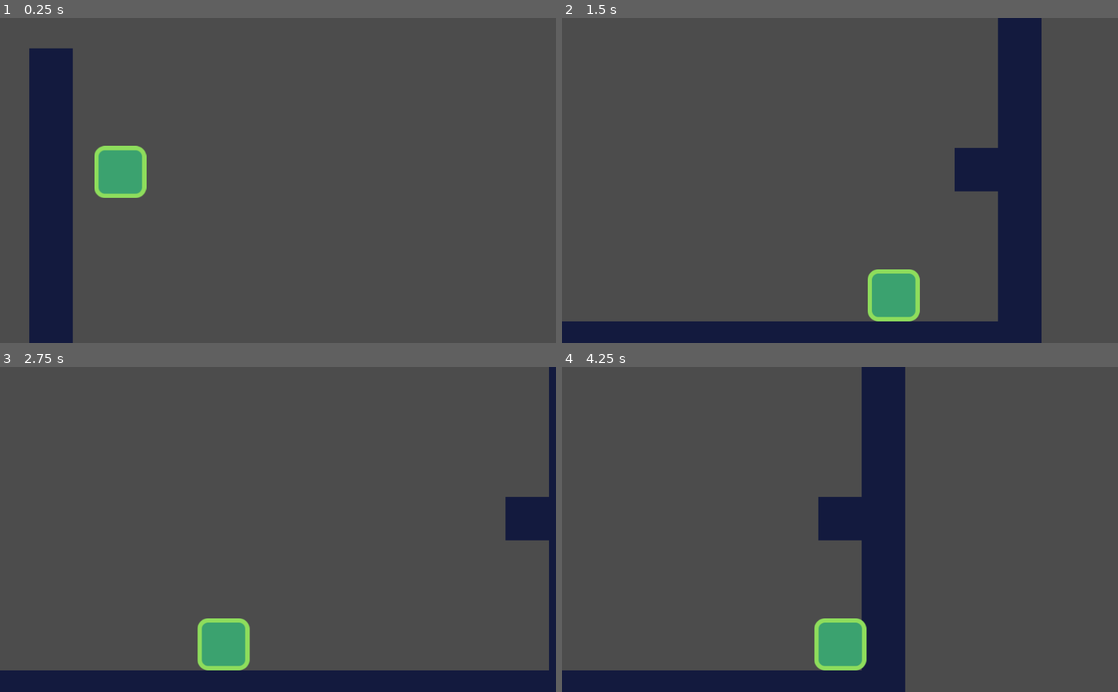
Above: before the commit, frames 1-4 (two rows, left to right).
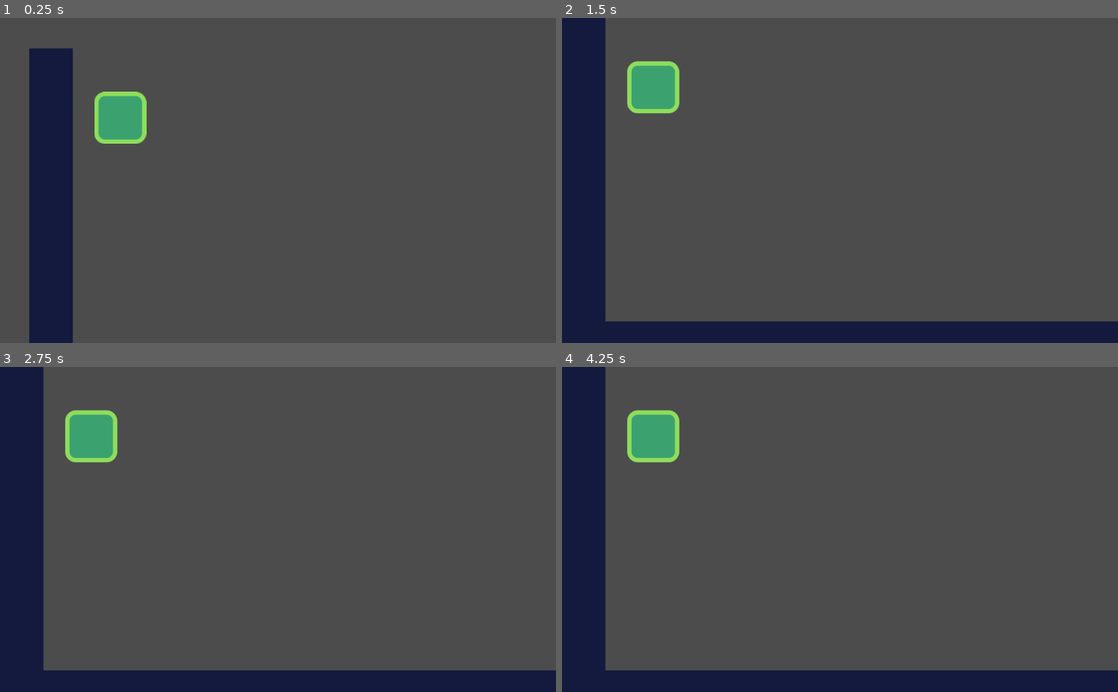
Above: after the commit, the same moments.

Repository: karliesanders/Platformer2
Game: Godot game, scene res://LevelTemp.tscn
Same seed, same stepped clock (60 frames per second), same inputs: the game is played once before the commit and once after it.
Inputs:
- Up to frame 1 (0.25 s): no input
- Up to frame 2 (1.5 s): hold Right (move_right) from 0.53 s (still down); tap Up (jump) at 0.77 s
- Up to frame 3 (2.75 s): tap Up (jump) at 1.52 s; release Right (move_right) at 2.03 s; hold Left (move_left) from 2.03 s (still down)
- Up to frame 4 (4.25 s): release Left (move_left) at 2.78 s; hold Right (move_right) from 2.78 s (still down); tap Up (jump) at 3.02, 3.77 s

The runs differ from the first frame. In frame 1, 2.9% of the frame differs, in the area x 17-27%, y 22-56%; in frame 2, 20%; in frame 3, 13%; in frame 4, 21%, in the area x 0-100%, y 0-100%.
Error after the commit: Parse Error: The identifier "PlayerData" isn't declared in the current scope. (res://src/Actors/Player.gd:51)

Commit message:
pause menu with some bugs, score added

Diff:
--- a/src/Actors/Enemy.gd
+++ b/src/Actors/Enemy.gd
@@ -1,19 +1,29 @@
 extends "res://src/Actors/Actor.gd"
 
+onready var stomp_area: Area2D = $StompArea2D
+
+export var score: = 100
 
 func _ready() -> void:
 	set_physics_process(false)
 	_velocity.x = -speed.x
 
-
-func _on_StompDetc_body_entered(body: PhysicsBody2D) -> void:
-	if body.global_position.y > get_node("StompDetc").global_position.y:
-		return
-	get_node("CollisionShape2D").disabled = true
-	queue_free()
-
 func _physics_process(delta: float) -> void:
+	#_velocity.x *= -1 if is_on_wall() else 1
+	#_velocity.y = move_and_slide(_velocity, FLOOR_NORMAL).y
 	_velocity.y += gravity * delta
 	if is_on_wall():
 		_velocity.x *= -1.0
 	_velocity.y = move_and_slide(_velocity, FLOOR_NORMAL).y
+
+func _on_StompDetc_body_entered(body: PhysicsBody2D) -> void:
+	get_node("CollisionShape2D").disabled = true
+	#if area.global_position.y > get_node("StompDetc").global_position.y:
+	#	return
+	die()
+	#get_node("CollisionShape2D").disabled = true
+	#queue_free()
+
+func die() -> void:
+	PlayerData.score += score
+	queue_free()
--- a/src/Actors/Player.gd
+++ b/src/Actors/Player.gd
@@ -10,8 +10,7 @@
 
 # warning-ignore:unused_argument
 func _on_EnemyDetc_body_entered(body: PhysicsBody2D) -> void:
-	queue_free()
-
+	die()
 
 # warning-ignore:unused_argument
 func _physics_process(delta: float) -> void:
@@ -47,3 +46,7 @@
 	var out: = linear_velocity
 	out.y = -impulse
 	return out
+
+func die() -> void:
+	PlayerData.deaths += 1
+	queue_free()
--- /dev/null
+++ b/src/AutoLoad/PlayerData.gd
@@ -0,0 +1,20 @@
+extends Node
+
+
+signal score_updated
+signal player_died
+
+var score: = 0 setget set_score
+var deaths: = 0 setget set_deaths
+
+func reset() -> void:
+	score = 0
+	deaths = 0
+
+func set_score(value: int) -> void:
+	score = value
+	emit_signal("score_updated")
+
+func set_deaths(value: int) -> void:
+	deaths = value
+	emit_signal("player_died")
--- /dev/null
+++ b/src/AutoLoad/PlayerData.tscn
@@ -0,0 +1,6 @@
+[gd_scene load_steps=2 format=2]
+
+[ext_resource path="res://src/AutoLoad/PlayerData.gd" type="Script" id=1]
+
+[node name="PlayerData" type="Node"]
+script = ExtResource( 1 )
--- a/src/Levels/Level01.tscn
+++ b/src/Levels/Level01.tscn
@@ -7,6 +7,7 @@
 [ext_resource path="res://src/Objects/Portal2D.tscn" type="PackedScene" id=5]
 [ext_resource path="res://start-assets/background.png" type="Texture" id=6]
 [ext_resource path="res://src/Levels/Level02.tscn" type="PackedScene" id=7]
+[ext_resource path="res://src/UserInterface/UserInterface.tscn" type="PackedScene" id=8]
 
 [sub_resource type="ConvexPolygonShape2D" id=1]
 points = PoolVector2Array( 0, 0, 80, 0, 80, 80, 0, 80 )
@@ -39,6 +40,11 @@
 __meta__ = {
 "_edit_vertical_guides_": [ 8150.0 ]
 }
+
+[node name="UserInterface" type="CanvasLayer" parent="."]
+layer = 101
+
+[node name="UserInterface" parent="UserInterface" instance=ExtResource( 8 )]
 
 [node name="CanvasLayer" type="CanvasLayer" parent="."]
 layer = -100
--- a/src/Objects/coin.gd
+++ b/src/Objects/coin.gd
@@ -1,7 +1,12 @@
 extends Area2D
 
-onready var anim_player: AnimationPlayer = get_node("AnimationPlayer")
+onready var anim_player: AnimationPlayer = $AnimationPlayer
 
+export var score: = 100
 
 func _on_Coin_body_entered(body: Node) -> void:
+	picked()
+
+func picked() -> void:
+	PlayerData.score += score
 	anim_player.play("fade_out")
--- /dev/null
+++ b/src/Screens/EndScreen.tscn
@@ -0,0 +1,82 @@
+[gd_scene load_steps=8 format=2]
+
+[ext_resource path="res://src/UserInterface/PlayBtn.gd" type="Script" id=1]
+[ext_resource path="res://start-assets/background.png" type="Texture" id=2]
+[ext_resource path="res://src/UserInterface/ChangeScene.tscn" type="PackedScene" id=3]
+[ext_resource path="res://start-assets/ui_theme.tres" type="Theme" id=4]
+[ext_resource path="res://src/UserInterface/QuitBtn.gd" type="Script" id=5]
+[ext_resource path="res://src/UserInterface/QuitBtn.tscn" type="PackedScene" id=6]
+[ext_resource path="res://src/UserInterface/Title.tscn" type="PackedScene" id=7]
+
+[node name="EndScreen" type="Control"]
+anchor_right = 1.0
+anchor_bottom = 1.0
+theme = ExtResource( 4 )
+__meta__ = {
+"_edit_use_anchors_": false
+}
+
+[node name="background" type="TextureRect" parent="."]
+anchor_right = 1.0
+anchor_bottom = 1.0
+texture = ExtResource( 2 )
+stretch_mode = 2
+__meta__ = {
+"_edit_use_anchors_": false
+}
+
+[node name="Menu" type="VBoxContainer" parent="."]
+anchor_left = 0.5
+anchor_top = 0.5
+anchor_right = 0.5
+anchor_bottom = 0.5
+margin_left = -130.0
+margin_top = -107.0
+margin_right = 130.0
+margin_bottom = 111.0
+__meta__ = {
+"_edit_use_anchors_": false
+}
+
+[node name="PlayBtn" type="Button" parent="Menu" instance=ExtResource( 3 )]
+margin_right = 260.0
+margin_bottom = 107.0
+size_flags_vertical = 3
+text = "Play Again"
+script = ExtResource( 1 )
+__meta__ = {
+"_edit_use_anchors_": false
+}
+next_scene_path = "res://src/Screens/MainScreen.tscn"
+
+[node name="QuitBtn" type="Button" parent="Menu" instance=ExtResource( 6 )]
+margin_top = 111.0
+margin_right = 260.0
+margin_bottom = 218.0
+size_flags_vertical = 3
+text = "Quit"
+script = ExtResource( 5 )
+__meta__ = {
+"_edit_use_anchors_": false
+}
+
+[node name="Title" parent="." instance=ExtResource( 7 )]
+anchor_left = 0.5
+anchor_right = 0.5
+margin_left = -94.0
+margin_top = 276.0
+margin_right = 94.0
+margin_bottom = 303.0
+text = "Congratulations!"
+
+[node name="Label" type="Label" parent="."]
+anchor_left = 0.5
+anchor_right = 0.5
+margin_left = -80.5
+margin_top = 330.0
+margin_right = 80.5
+margin_bottom = 387.0
+text = "Your score: %s
+Deaths: %s"
+[connection signal="button_up" from="Menu/PlayBtn" to="Menu/PlayBtn" method="_on_PlayBtn_button_up"]
+[connection signal="button_up" from="Menu/QuitBtn" to="Menu/QuitBtn" method="_on_QuitBtn_button_up"]
--- a/src/Screens/MainScreen.tscn
+++ b/src/Screens/MainScreen.tscn
@@ -22,6 +22,7 @@
 [node name="background" type="TextureRect" parent="."]
 anchor_right = 1.0
 anchor_bottom = 1.0
+theme = ExtResource( 5 )
 texture = ExtResource( 1 )
 stretch_mode = 2
 __meta__ = {
@@ -29,8 +30,12 @@
 }
 
 [node name="Title" parent="." instance=ExtResource( 4 )]
-margin_top = 210.0
-margin_bottom = 237.0
+anchor_left = 0.5
+anchor_right = 0.5
+margin_left = -102.5
+margin_top = 298.0
+margin_right = 102.5
+margin_bottom = 325.0
 size_flags_horizontal = 3
 size_flags_vertical = 6
 text = "Square Platformer"
--- /dev/null
+++ b/src/UserInterface/RetryBtn.gd
@@ -0,0 +1,6 @@
+extends Button
+
+func _on_button_up() -> void:
+	PlayerData.score = 0
+	get_tree().paused = false
+	get_tree().reload_current_scene()
--- /dev/null
+++ b/src/UserInterface/RetryBtn.tscn
@@ -0,0 +1,14 @@
+[gd_scene load_steps=2 format=2]
+
+[ext_resource path="res://src/UserInterface/RetryBtn.gd" type="Script" id=1]
+
+[node name="ChangeScene" type="Button"]
+margin_right = 260.0
+margin_bottom = 107.0
+size_flags_vertical = 3
+text = "Retry"
+script = ExtResource( 1 )
+__meta__ = {
+"_edit_use_anchors_": false
+}
+[connection signal="button_up" from="." to="." method="_on_PlayBtn_button_up"]
--- /dev/null
+++ b/src/UserInterface/UserInterface.gd
@@ -0,0 +1,30 @@
+extends Control
+
+onready var scene_tree: = get_tree()
+onready var pause_overlay: ColorRect = get_node("Pause")
+onready var score: Label = get_node("Label")
+onready var pause_title: Label = get_node("Pause/Title")
+
+var paused: = false setget set_paused
+
+func _ready() -> void:
+	PlayerData.connect("score_updated", self, "update_interface")
+	PlayerData.connect("player_died", self, "_on_PlayerData_player_died")
+	update_interface()
+
+func _on_PlayerDate_player_died() -> void:
+	self.paused = true
+	pause_title.text = "You died"
+
+func _unhandled_input(event: InputEvent) -> void:
+	if event.is_action_pressed("pause"):
+		self.paused =  not paused
+		scene_tree.set_input_as_handled()
+
+func update_interface() -> void:
+	score.text = "Score: %s" % PlayerData.score
+
+func set_paused(value: bool) -> void:
+	paused = value
+	scene_tree.paused = value
+	pause_overlay.visible = value
--- /dev/null
+++ b/src/UserInterface/UserInterface.tscn
@@ -0,0 +1,74 @@
+[gd_scene load_steps=7 format=2]
+
+[ext_resource path="res://src/UserInterface/ChangeScene.tscn" type="PackedScene" id=1]
+[ext_resource path="res://start-assets/ui_theme.tres" type="Theme" id=2]
+[ext_resource path="res://src/UserInterface/QuitBtn.tscn" type="PackedScene" id=3]
+[ext_resource path="res://src/UserInterface/Title.tscn" type="PackedScene" id=4]
+[ext_resource path="res://src/UserInterface/RetryBtn.tscn" type="PackedScene" id=5]
+[ext_resource path="res://src/UserInterface/UserInterface.gd" type="Script" id=6]
+
+[node name="UserInterface" type="Control"]
+pause_mode = 2
+anchor_right = 1.0
+anchor_bottom = 1.0
+theme = ExtResource( 2 )
+script = ExtResource( 6 )
+__meta__ = {
+"_edit_use_anchors_": false
+}
+
+[node name="Label" type="Label" parent="."]
+anchor_left = 1.0
+anchor_right = 1.0
+margin_left = -313.0
+margin_top = 69.0
+margin_right = -211.0
+margin_bottom = 96.0
+text = "score: %s"
+
+[node name="Pause" type="ColorRect" parent="."]
+visible = false
+anchor_right = 1.0
+anchor_bottom = 1.0
+color = Color( 0.0470588, 0.0470588, 0.0470588, 0.301961 )
+__meta__ = {
+"_edit_use_anchors_": false
+}
+
+[node name="Title" parent="Pause" instance=ExtResource( 4 )]
+anchor_left = 0.5
+anchor_right = 0.5
+margin_left = -41.0
+margin_top = 406.0
+margin_right = 41.0
+margin_bottom = 433.0
+text = "Paused"
+
+[node name="PauseMenu" type="VBoxContainer" parent="Pause"]
+anchor_left = 0.5
+anchor_top = 0.5
+anchor_right = 0.5
+anchor_bottom = 0.5
+margin_left = -129.0
+margin_top = -68.5
+margin_right = 129.0
+margin_bottom = 68.5
+__meta__ = {
+"_edit_use_anchors_": false
+}
+
+[node name="RetryBtn" parent="Pause/PauseMenu" instance=ExtResource( 5 )]
+margin_right = 258.0
+margin_bottom = 43.0
+
+[node name="ChangeScene" parent="Pause/PauseMenu" instance=ExtResource( 1 )]
+margin_top = 47.0
+margin_right = 258.0
+margin_bottom = 90.0
+text = "Main Screen"
+next_scene_path = "res://src/Screens/MainScreen.tscn"
+
+[node name="QuitBtn" parent="Pause/PauseMenu" instance=ExtResource( 3 )]
+margin_top = 94.0
+margin_right = 258.0
+margin_bottom = 137.0
Not shown: 1 places in src/Levels/Level01.tscn that only renumber resources
